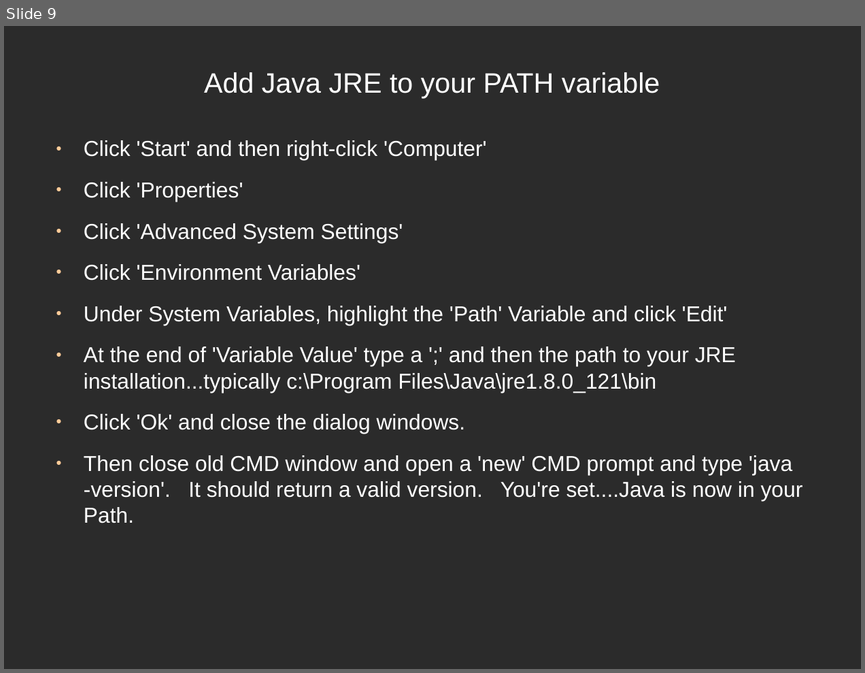
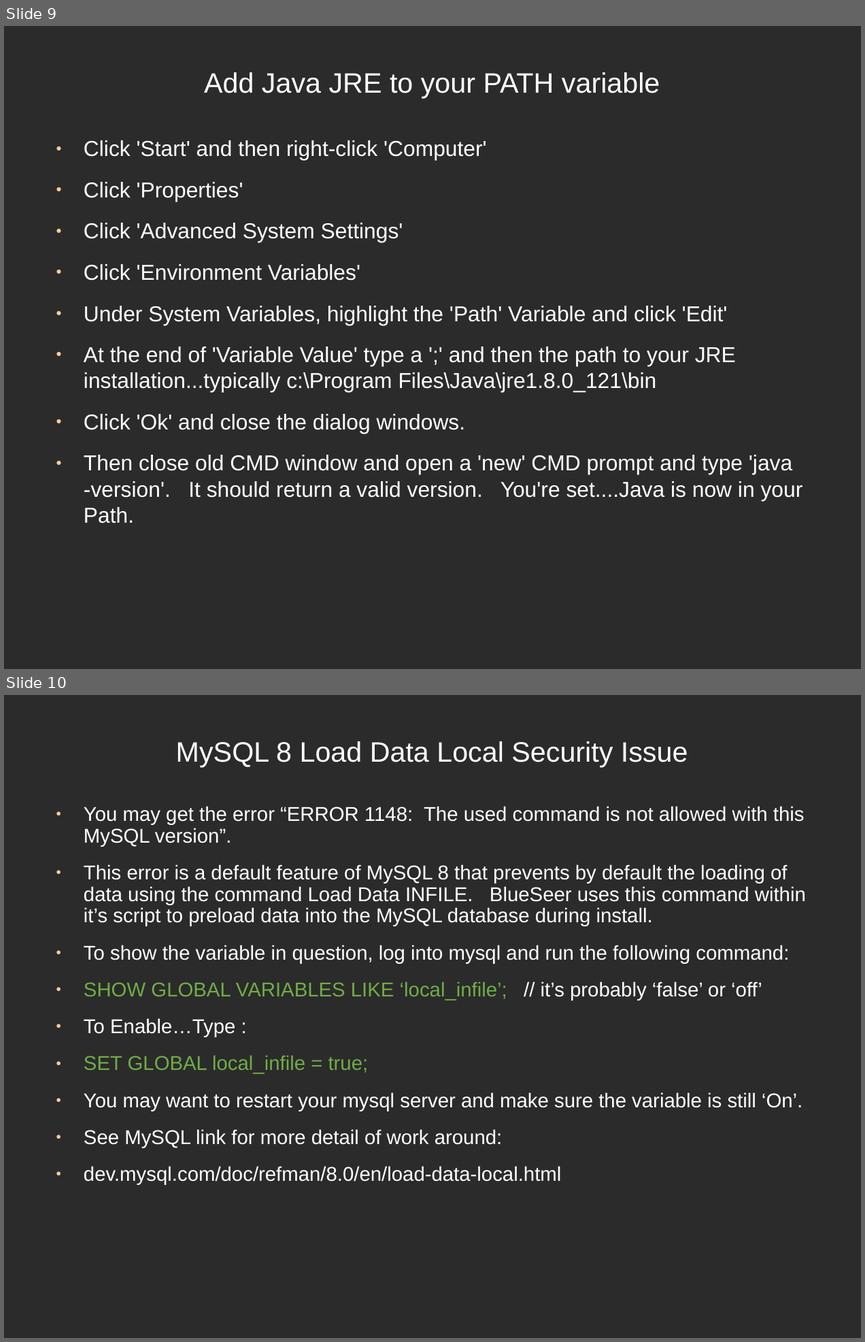
Before and after one commit to blueseerERP/blueseer, a slide deck: documentation/blueseer_install_instructions.odp. Shown one above the other, each under a label of ours: slide 9 before the commit, slides 9 and 10 after it. The pictures are 865x673 and 865x1342 pixels, drawn with LibreOffice and Linux fonts; fonts in the diff are those of the drawing; background and template pictures are left out; a plain dark background stands for a picture behind light text. Boxes give left, top, right and bottom in pixels: in the first picture for what was removed or moved away, otherwise in the second. Text is boxed around its words. In the diff, an @@ line names an element or a change of style, - is before the commit and + after.

```diff
--- a/documentation/blueseer_install_instructions.odp
+++ b/documentation/blueseer_install_instructions.odp
@@ slide 10 added at (4,695,861,1338), background picture (left out) @@
@@ title added at (176,741,688,767), 26 pt, text #FFFFFF @@
+MySQL 8 Load Data Local Security Issue
@@ text added at (84,806,806,1185), 18.5 pt, text #FFFFFF @@
+● You may get the error “ERROR 1148: The used command is not allowed with this MySQL version”.
+● This error is a default feature of MySQL 8 that prevents by default the loading of data using the command Load Data INFILE. BlueSeer uses this command within it’s script to preload data into the MySQL database during install.
+● To show the variable in question, log into mysql and run the following command:
+● SHOW GLOBAL VARIABLES LIKE ‘local_infile’; // it’s probably ‘false’ or ‘off’
+● To Enable…Type :
+● SET GLOBAL local_infile = true;
+● You may want to restart your mysql server and make sure the variable is still ‘On’.
+● See MySQL link for more detail of work around:
+● dev.mysql.com/doc/refman/8.0/en/load-data-local.html
```
Also in this commit, not shown: 8 other slides changed, 14 other files.
